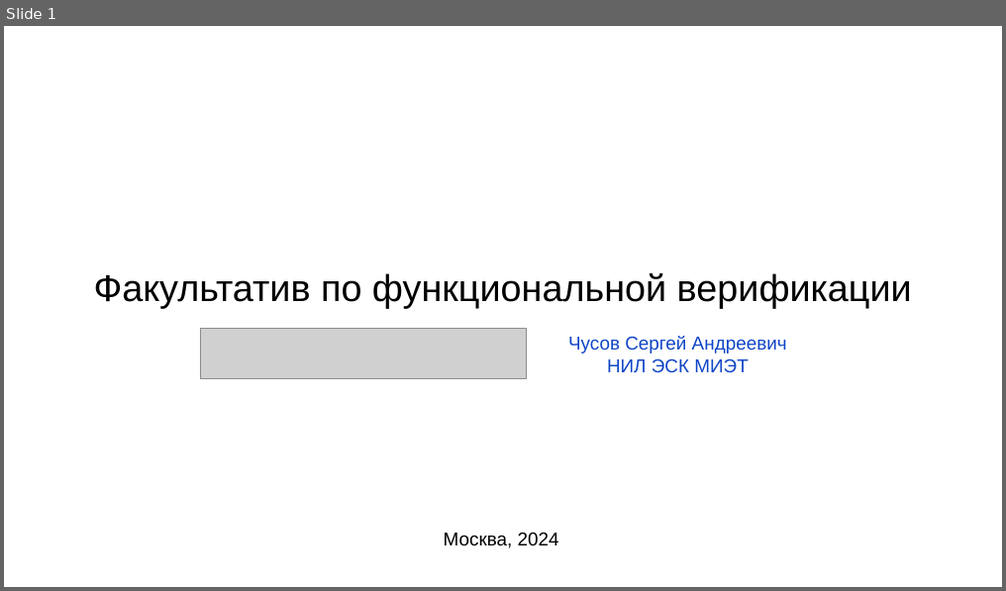
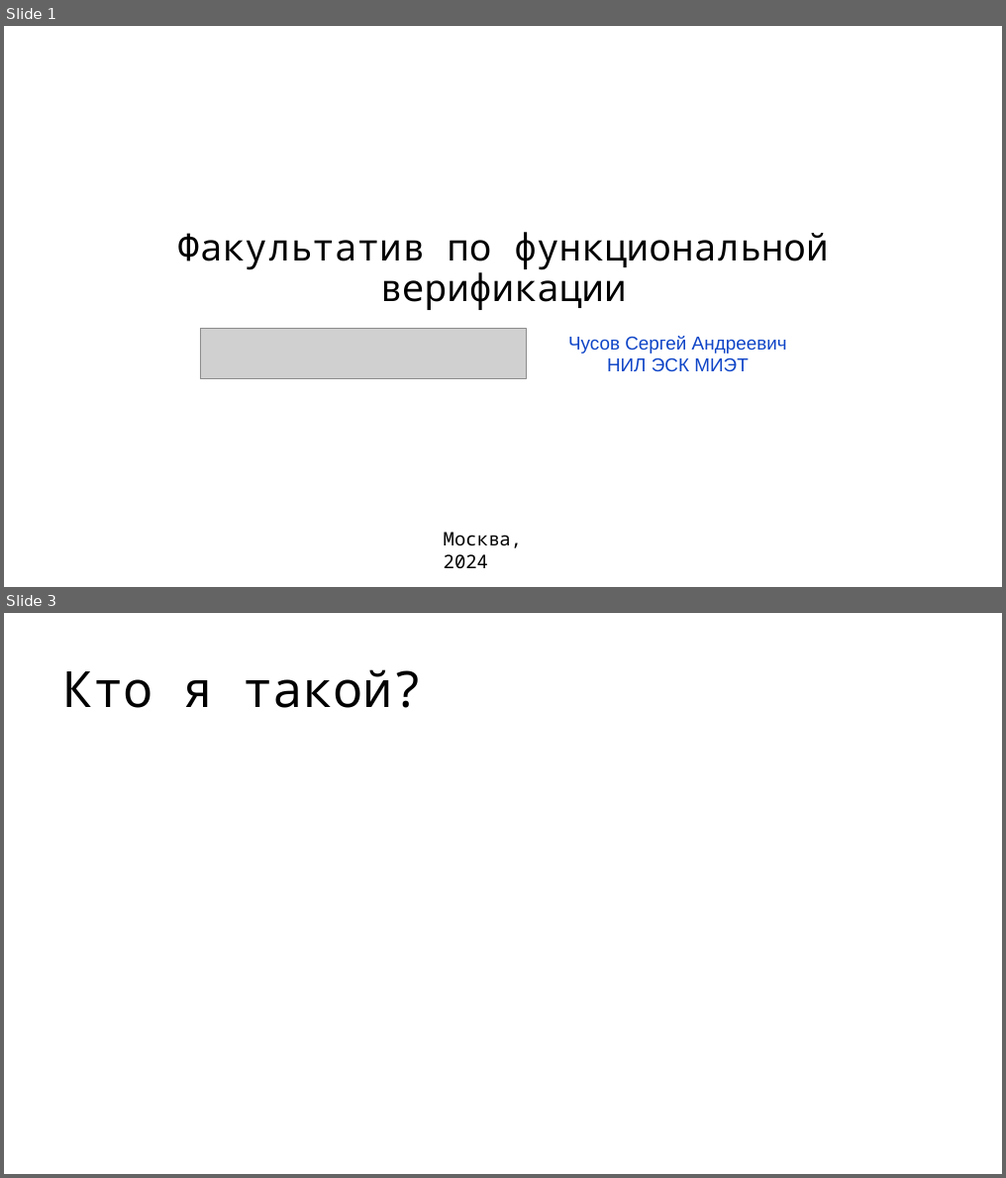
Before and after one commit to serge0699/verif_elective_miet, a slide deck: doc/preview.pptx. Shown one above the other, each under a label of ours: slide 1 before the commit, slides 1 and 3 after it; the slides between them are not shown. The pictures are 1006x591 and 1006x1178 pixels, drawn with LibreOffice and Linux fonts; fonts in the diff are those of the drawing; grey boxes stand for pictures. Boxes give left, top, right and bottom in pixels: in the first picture for what was removed or moved away, otherwise in the second. Text is boxed around its words. In the diff, an @@ line names an element or a change of style, - is before the commit and + after.

```diff
--- a/doc/preview.pptx
+++ b/doc/preview.pptx
@@ slide 3 added at <box>4,613,1002,1174</box>, background #FFFFFF @@
@@ text added at <box>63,669,422,708</box>, 48 pt, text #000000 @@
+Кто я такой?
@@ slide 1 changed as well @@
@@ title "Факультатив по функциональной верификации" at <box>177,232,829,310</box>: font Arial to Noto Sans Mono @@
@@ text "Москва, 2024" at <box>444,532,522,569</box>: font Arial to Noto Sans Mono @@
```
Also in this commit, not shown: 18 other slides changed, 24 other slides added, 3 slides removed, 2 other files.
